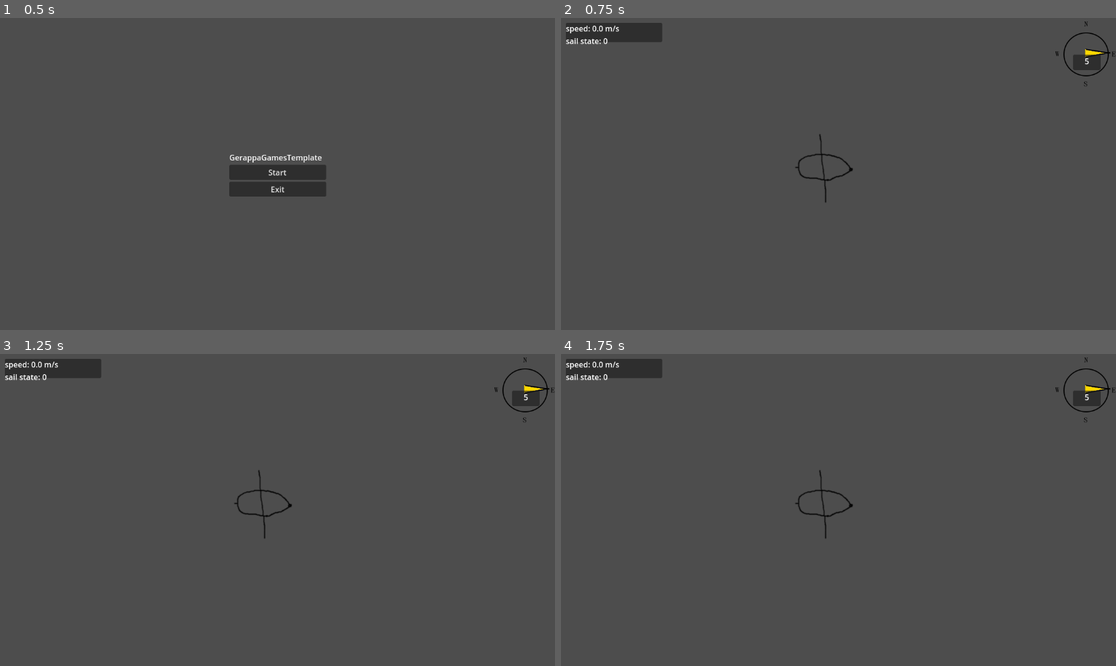
Above: before the commit, frames 1-4 (two rows, left to right).
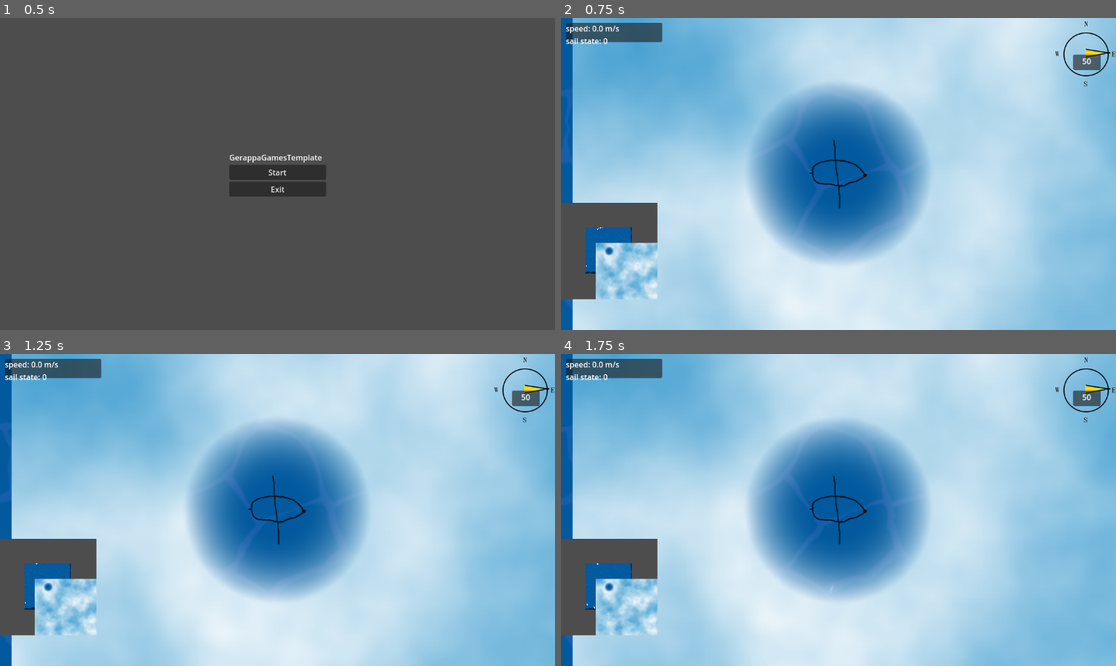
Above: after the commit, the same moments.

Repository: danigeri/AnchorAndAlmanac
Game: Godot game, scene res://Intro/intro.tscn
The game is run twice, just before and just after one commit, with the same random seed, the same clock (stepped at 60 frames per second) and the same inputs. Video files are missing from this copy of the repository; at most half a second of black plays in their place.
Inputs:
- Up to frame 1 (0.5 s): no input
- Up to frame 2 (0.75 s): click "Start" at 0.5 s
- Up to frame 3 (1.25 s): no input
- Up to frame 4 (1.75 s): tap Enter (ui_accept) at 1.25, 1.52 s; hold Right (ui_right) from 1.28 s (still down)

Frame 1 is identical in both runs. In frame 2, 97% of the frame differs, in the area x 0-100%, y 0-100%; in frame 3, 97%; in frame 4, 97%.

Commit message:
added minimap - added fog of war and minimap to gameloopscene - player around with speed and wind power numbers

Diff:
--- a/FogOfWar/FogOfWar.tscn
+++ b/FogOfWar/FogOfWar.tscn
@@ -1,15 +1,22 @@
-[gd_scene load_steps=15 format=3 uid="uid://bogiyxh8easoc"]
+[gd_scene load_steps=10 format=3 uid="uid://bogiyxh8easoc"]
 
 [ext_resource type="Script" uid="uid://cxbrsias4g1ak" path="res://FogOfWar/fog_of_war.gd" id="1_11jub"]
-[ext_resource type="Texture2D" uid="uid://sg5bnaqaiwkd" path="res://FogOfWar/temp-water.jpg" id="1_ckcga"]
-[ext_resource type="Script" uid="uid://b3tejupb2hcyd" path="res://FogOfWar/temp_boat.gd" id="2_es5fq"]
-[ext_resource type="Texture2D" uid="uid://bpk8mwrd5w4tv" path="res://icon.svg" id="4_30hum"]
 [ext_resource type="Shader" uid="uid://ccxx3tdw0hxub" path="res://FogOfWar/FogOfWar.gdshader" id="5_30hum"]
-[ext_resource type="PackedScene" uid="uid://br2d7secgwnnl" path="res://Minimap/Minimap.tscn" id="6_xe8np"]
 
-[sub_resource type="CapsuleShape2D" id="CapsuleShape2D_11jub"]
-radius = 29.0
-height = 102.0
+[sub_resource type="Gradient" id="Gradient_30hum"]
+colors = PackedColorArray(0.22816366, 0.6047343, 0.8099484, 1, 1, 1, 1, 1)
+
+[sub_resource type="FastNoiseLite" id="FastNoiseLite_xe8np"]
+
+[sub_resource type="NoiseTexture2D" id="NoiseTexture2D_qqsbm"]
+noise = SubResource("FastNoiseLite_xe8np")
+color_ramp = SubResource("Gradient_30hum")
+seamless = true
+
+[sub_resource type="ShaderMaterial" id="ShaderMaterial_xe8np"]
+shader = ExtResource("5_30hum")
+shader_parameter/noise = SubResource("NoiseTexture2D_qqsbm")
+shader_parameter/scroll = Vector2(0.05, 0.05)
 
 [sub_resource type="CanvasItemMaterial" id="CanvasItemMaterial_30hum"]
 blend_mode = 3
@@ -26,49 +33,14 @@
 fill_from = Vector2(0.5, 0.5)
 fill_to = Vector2(0.74358976, 0.31196582)
 
-[sub_resource type="Gradient" id="Gradient_30hum"]
-colors = PackedColorArray(0.22816366, 0.6047343, 0.8099484, 1, 1, 1, 1, 1)
-
-[sub_resource type="FastNoiseLite" id="FastNoiseLite_xe8np"]
-
-[sub_resource type="NoiseTexture2D" id="NoiseTexture2D_qqsbm"]
-noise = SubResource("FastNoiseLite_xe8np")
-color_ramp = SubResource("Gradient_30hum")
-seamless = true
-
-[sub_resource type="ShaderMaterial" id="ShaderMaterial_xe8np"]
-shader = ExtResource("5_30hum")
-shader_parameter/noise = SubResource("NoiseTexture2D_qqsbm")
-shader_parameter/scroll = Vector2(0.05, 0.05)
-
 [node name="FogOfWar" type="Node2D"]
 script = ExtResource("1_11jub")
-
-[node name="TempGround" type="Sprite2D" parent="."]
-position = Vector2(576, 324)
-scale = Vector2(0.25, 0.25)
-texture = ExtResource("1_ckcga")
-
-[node name="TempBoat" type="CharacterBody2D" parent="."]
-position = Vector2(559, 353)
-scale = Vector2(-0.20320097, 0.48000002)
-script = ExtResource("2_es5fq")
-
-[node name="TempBoatCollison" type="CollisionShape2D" parent="TempBoat"]
-scale = Vector2(2.771645, 1.4166666)
-shape = SubResource("CapsuleShape2D_11jub")
-
-[node name="TempBoatImage" type="Sprite2D" parent="TempBoat"]
-texture = ExtResource("4_30hum")
-
-[node name="Vision" type="Sprite2D" parent="TempBoat"]
-unique_name_in_owner = true
-material = SubResource("CanvasItemMaterial_30hum")
-texture = SubResource("GradientTexture2D_30hum")
 
 [node name="Fog" type="Sprite2D" parent="."]
 material = SubResource("ShaderMaterial_xe8np")
 centered = false
 
-[node name="Minimap" parent="." node_paths=PackedStringArray("player") instance=ExtResource("6_xe8np")]
-player = NodePath("../TempBoat")
+[node name="Vision" type="Sprite2D" parent="."]
+unique_name_in_owner = true
+material = SubResource("CanvasItemMaterial_30hum")
+texture = SubResource("GradientTexture2D_30hum")
--- a/FogOfWar/fog_of_war.gd
+++ b/FogOfWar/fog_of_war.gd
@@ -1,4 +1,6 @@
 extends Node2D
+
+@export var temp_boat: CharacterBody2D
 
 var last_boat_pos: Vector2
 var fog_image: Image
@@ -6,9 +8,8 @@
 var world_position: Vector2
 
 @onready var fog: Sprite2D = $Fog
-@onready var temp_ground: Sprite2D = $TempGround
-@onready var temp_boat: CharacterBody2D = $TempBoat
 @onready var fog_texture := ImageTexture.new()
+@onready var vision: Sprite2D = %Vision
 
 
 func _process(_delta):
@@ -23,14 +24,14 @@
 
 
 func generate_fog():
-	var world_dimension = Vector2(3000, 3000)
-	world_position = Vector2(3000, 3000)
+	var world_dimension = Vector2(5000, 5000)
+	world_position = Vector2(5000, 5000)
 
 	fog_image = Image.create(world_dimension.x, world_dimension.y, false, Image.Format.FORMAT_RGBAH)
 	fog_image.fill(Color.BLACK)
 	fog_texture = ImageTexture.create_from_image(fog_image)
 	fog.texture = fog_texture
-	vision_image = temp_boat.vision.texture.get_image()
+	vision_image = vision.texture.get_image()
 	vision_image.convert(Image.Format.FORMAT_RGBAH)
 	var vision_scale = Vector2(vision_image.get_size()) * 5
 	vision_image.resize(vision_scale.x, vision_scale.y)
--- a/Minimap/Minimap.tscn
+++ b/Minimap/Minimap.tscn
@@ -8,12 +8,14 @@
 [node name="CanvasLayer" type="CanvasLayer" parent="."]
 
 [node name="SubViewportContainer" type="SubViewportContainer" parent="CanvasLayer"]
+offset_top = 384.0
 offset_right = 256.0
-offset_bottom = 256.0
+offset_bottom = 640.0
 
 [node name="SubViewport" type="SubViewport" parent="CanvasLayer/SubViewportContainer"]
 handle_input_locally = false
-size = Vector2i(128, 128)
+size = Vector2i(200, 200)
 render_target_update_mode = 4
 
-[node name="MinimapCamera" type="Camera2D" parent="CanvasLayer/SubViewportContainer/SubViewport"]
+[node name="Camera2D" type="Camera2D" parent="CanvasLayer/SubViewportContainer/SubViewport"]
+zoom = Vector2(0.05, 0.05)
--- a/Minimap/minimap.gd
+++ b/Minimap/minimap.gd
@@ -1,8 +1,13 @@
 extends Node2D
 
 @export var player: CharacterBody2D
-@onready var minimap_camera: Camera2D = $CanvasLayer/SubViewportContainer/SubViewport/MinimapCamera
+@onready var camera_2d: Camera2D = $CanvasLayer/SubViewportContainer/SubViewport/Camera2D
+@onready var sub_viewport: SubViewport = $CanvasLayer/SubViewportContainer/SubViewport
 
-func _process(_delta: float) -> void:
-	if(player):
-		minimap_camera.position = player.position
+func _ready():
+	sub_viewport.world_2d = get_world_2d()
+	sub_viewport.render_target_update_mode = SubViewport.UPDATE_ALWAYS
+
+func _process(_delta):
+	if player:
+		camera_2d.global_position = player.global_position
--- a/Ship/ship.tscn
+++ b/Ship/ship.tscn
@@ -16,3 +16,5 @@
 [node name="CollisionShape2D" type="CollisionShape2D" parent="."]
 position = Vector2(-1, -2)
 shape = SubResource("CapsuleShape2D_q4ev1")
+
+[node name="Camera2D" type="Camera2D" parent="."]
--- a/WaterShader/water.tscn
+++ b/WaterShader/water.tscn
@@ -21,12 +21,9 @@
 [node name="Water" type="Node2D"]
 
 [node name="Background" type="Sprite2D" parent="."]
-position = Vector2(1312.125, 883.125)
-scale = Vector2(0.46601102, 0.46109754)
+position = Vector2(1, 4)
 texture = ExtResource("1_kpad1")
 
 [node name="Shader" type="Sprite2D" parent="."]
 material = SubResource("ShaderMaterial_dcmoc")
-position = Vector2(1315, 890)
-scale = Vector2(0.38784143, 0.37843928)
 texture = ExtResource("1_kpad1")
--- a/Wind/wind.gd
+++ b/Wind/wind.gd
@@ -3,19 +3,20 @@
 signal update_wind(direction, power)
 
 @export var direction = Vector2.RIGHT
-@export var strength = 5
+@export var strength = 50
 
 @onready var timer: Timer = $Timer
 
 
 func _ready() -> void:
 	update_wind.emit(direction, strength)
+	update_wind.emit(direction, strength)
 	timer.timeout.connect(_on_wind_change)
 
 
 func _on_wind_change():
 	direction = Vector2(randf_range(-1, 1), randf_range(-1, 1))
-	strength = randi_range(1, 10)
+	strength = randi_range(10, 100)
 
 	# @todo: This should change incrementally
 	update_wind.emit(direction, strength)
--- a/WindMeter/wind_meter.tscn
+++ b/WindMeter/wind_meter.tscn
@@ -38,5 +38,5 @@
 offset_top = 2.0
 offset_right = 56.0
 offset_bottom = 30.0
-text = "5"
+text = "50"
 horizontal_alignment = 1
--- a/game_loop.tscn
+++ b/game_loop.tscn
@@ -1,17 +1,23 @@
-[gd_scene load_steps=7 format=3 uid="uid://cp03gm3dbew5m"]
+[gd_scene load_steps=9 format=3 uid="uid://cp03gm3dbew5m"]
 
 [ext_resource type="Script" uid="uid://dw8mem4hdxy6f" path="res://game_loop.gd" id="1_7f3si"]
+[ext_resource type="PackedScene" uid="uid://bogiyxh8easoc" path="res://FogOfWar/FogOfWar.tscn" id="2_4dmyq"]
+[ext_resource type="PackedScene" uid="uid://cets1rd56c807" path="res://WaterShader/water.tscn" id="2_lxk7w"]
 [ext_resource type="PackedScene" uid="uid://b3e5wvna1fkp5" path="res://Ship/ship.tscn" id="2_u3r3m"]
 [ext_resource type="Script" uid="uid://dh7fh7dy5lpkx" path="res://Wind/wind.gd" id="2_x7b5a"]
-[ext_resource type="Script" uid="uid://bg1hcdly8natw" path="res://debug_label.gd" id="3_ksmgf"]
+[ext_resource type="Script" path="res://debug_label.gd" id="3_ksmgf"]
 [ext_resource type="PackedScene" uid="uid://o8or5o3p05wo" path="res://WindMeter/wind_meter.tscn" id="5_nbfos"]
-
-[sub_resource type="SegmentShape2D" id="SegmentShape2D_u6nhp"]
-a = Vector2(1150, 15)
-b = Vector2(0, 15)
+[ext_resource type="PackedScene" uid="uid://br2d7secgwnnl" path="res://Minimap/Minimap.tscn" id="8_lxk7w"]
 
 [node name="GameLoop" type="Node2D"]
 script = ExtResource("1_7f3si")
+
+[node name="Water" parent="." instance=ExtResource("2_lxk7w")]
+position = Vector2(537, 311)
+scale = Vector2(3, 3)
+
+[node name="FogOfWar" parent="." node_paths=PackedStringArray("temp_boat") instance=ExtResource("2_4dmyq")]
+temp_boat = NodePath("../Ship")
 
 [node name="Wind" type="Node2D" parent="."]
 script = ExtResource("2_x7b5a")
@@ -21,16 +27,18 @@
 autostart = true
 
 [node name="Ship" parent="." instance=ExtResource("2_u3r3m")]
-position = Vector2(547, 312)
+position = Vector2(552, 335)
 inertia = 10.0
 
-[node name="UserInterface" type="Control" parent="."]
+[node name="UI" type="CanvasLayer" parent="."]
+
+[node name="UserInterface" type="Control" parent="UI"]
 layout_mode = 3
 anchors_preset = 0
 offset_right = 40.0
 offset_bottom = 40.0
 
-[node name="DebugPanel" type="Panel" parent="UserInterface"]
+[node name="DebugPanel" type="Panel" parent="UI/UserInterface"]
 custom_minimum_size = Vector2(200, 0)
 layout_mode = 0
 offset_left = 10.0
@@ -38,56 +46,27 @@
 offset_right = 210.0
 offset_bottom = 50.0
 
-[node name="MarginContainer" type="MarginContainer" parent="UserInterface/DebugPanel"]
+[node name="MarginContainer" type="MarginContainer" parent="UI/UserInterface/DebugPanel"]
 layout_mode = 0
 offset_right = 40.0
 offset_bottom = 40.0
 
-[node name="VBoxContainer" type="VBoxContainer" parent="UserInterface/DebugPanel/MarginContainer"]
+[node name="VBoxContainer" type="VBoxContainer" parent="UI/UserInterface/DebugPanel/MarginContainer"]
 layout_mode = 2
 
-[node name="DebugLabel" type="Label" parent="UserInterface/DebugPanel/MarginContainer/VBoxContainer"]
+[node name="DebugLabel" type="Label" parent="UI/UserInterface/DebugPanel/MarginContainer/VBoxContainer"]
 layout_mode = 2
 script = ExtResource("3_ksmgf")
 
-[node name="WindMeter" parent="UserInterface" instance=ExtResource("5_nbfos")]
+[node name="WindMeter" parent="UI/UserInterface" instance=ExtResource("5_nbfos")]
 layout_mode = 0
 offset_left = 1017.0
 offset_right = 1057.0
 
-[node name="Objects" type="Node2D" parent="."]
-
-[node name="CoastlineCollider_N" type="StaticBody2D" parent="Objects"]
-position = Vector2(894, -3)
-
-[node name="CollisionShape2D" type="CollisionShape2D" parent="Objects/CoastlineCollider_N"]
-position = Vector2(-894, 3)
-shape = SubResource("SegmentShape2D_u6nhp")
-
-[node name="CoastlineCollider_S" type="StaticBody2D" parent="Objects"]
-position = Vector2(894, 610)
-
-[node name="CollisionShape2D" type="CollisionShape2D" parent="Objects/CoastlineCollider_S"]
-position = Vector2(-894, 3)
-shape = SubResource("SegmentShape2D_u6nhp")
-
-[node name="CoastlineCollider_W" type="StaticBody2D" parent="Objects"]
-position = Vector2(731, 610)
-
-[node name="CollisionShape2D" type="CollisionShape2D" parent="Objects/CoastlineCollider_W"]
-position = Vector2(-693, -878)
-rotation = 1.5707964
-shape = SubResource("SegmentShape2D_u6nhp")
-
-[node name="CoastlineCollider_E" type="StaticBody2D" parent="Objects"]
-position = Vector2(1833, 594)
-
-[node name="CollisionShape2D" type="CollisionShape2D" parent="Objects/CoastlineCollider_E"]
-position = Vector2(-693, -878)
-rotation = 1.5707964
-shape = SubResource("SegmentShape2D_u6nhp")
+[node name="Minimap" parent="UI" node_paths=PackedStringArray("player") instance=ExtResource("8_lxk7w")]
+player = NodePath("../../Ship")
 
 [connection signal="update_wind" from="Wind" to="Ship" method="_on_wind_update_wind"]
-[connection signal="update_wind" from="Wind" to="UserInterface/WindMeter" method="_on_wind_update_wind"]
-[connection signal="sail_state_change" from="Ship" to="UserInterface/DebugPanel/MarginContainer/VBoxContainer/DebugLabel" method="_on_ship_sail_state_change"]
-[connection signal="speed_change" from="Ship" to="UserInterface/DebugPanel/MarginContainer/VBoxContainer/DebugLabel" method="_on_ship_speed_change"]
+[connection signal="update_wind" from="Wind" to="UI/UserInterface/WindMeter" method="_on_wind_update_wind"]
+[connection signal="sail_state_change" from="Ship" to="UI/UserInterface/DebugPanel/MarginContainer/VBoxContainer/DebugLabel" method="_on_ship_sail_state_change"]
+[connection signal="speed_change" from="Ship" to="UI/UserInterface/DebugPanel/MarginContainer/VBoxContainer/DebugLabel" method="_on_ship_speed_change"]
--- /dev/null
+++ b/main_menu.tscn
@@ -0,0 +1,57 @@
+[gd_scene load_steps=3 format=3 uid="uid://bl67lgskmg7rj"]
+
+[sub_resource type="GDScript" id="GDScript_4kp2s"]
+script/source = "extends Button
+
+
+func _on_pressed() -> void:
+	get_tree().change_scene_to_file(\"res://game_loop.tscn\")
+"
+
+[sub_resource type="GDScript" id="GDScript_xatx2"]
+script/source = "extends Button
+
+
+func _on_pressed() -> void:
+	get_tree().quit()
+"
+
+[node name="MainMenu" type="Control"]
+layout_mode = 3
+anchors_preset = 15
+anchor_right = 1.0
+anchor_bottom = 1.0
+grow_horizontal = 2
+grow_vertical = 2
+
+[node name="VBoxContainer" type="VBoxContainer" parent="."]
+layout_mode = 1
+anchors_preset = 8
+anchor_left = 0.5
+anchor_top = 0.5
+anchor_right = 0.5
+anchor_bottom = 0.5
+offset_left = -100.5
+offset_top = -46.5
+offset_right = 100.5
+offset_bottom = 46.5
+grow_horizontal = 2
+grow_vertical = 2
+
+[node name="TitleLabel" type="Label" parent="VBoxContainer"]
+layout_mode = 2
+text = "GerappaGamesTemplate"
+
+[node name="StartButton" type="Button" parent="VBoxContainer"]
+layout_mode = 2
+text = "Start"
+script = SubResource("GDScript_4kp2s")
+
+[node name="ExitButton" type="Button" parent="VBoxContainer"]
+layout_mode = 2
+text = "Exit
+"
+script = SubResource("GDScript_xatx2")
+
+[connection signal="pressed" from="VBoxContainer/StartButton" to="VBoxContainer/StartButton" method="_on_pressed"]
+[connection signal="pressed" from="VBoxContainer/ExitButton" to="VBoxContainer/ExitButton" method="_on_pressed"]
